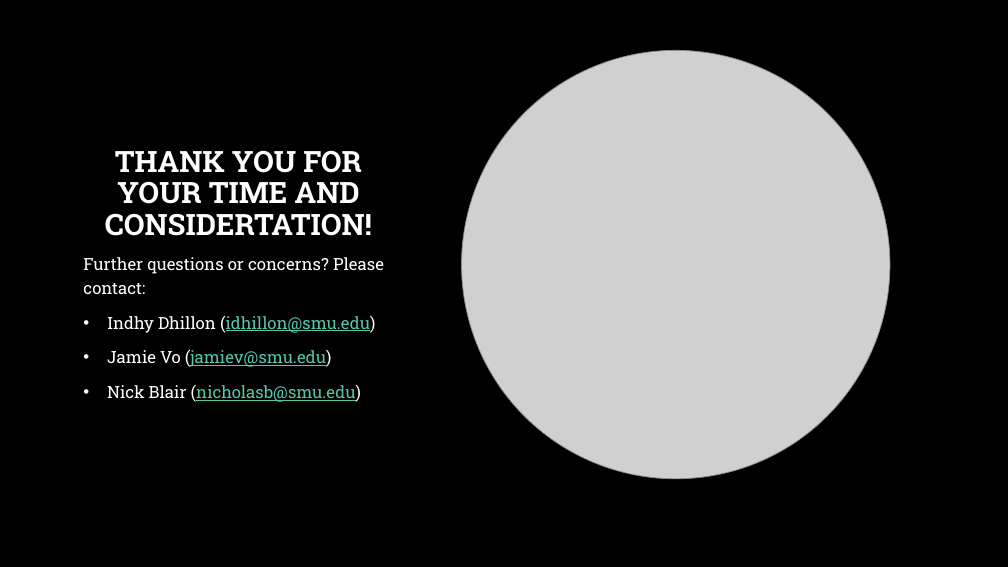
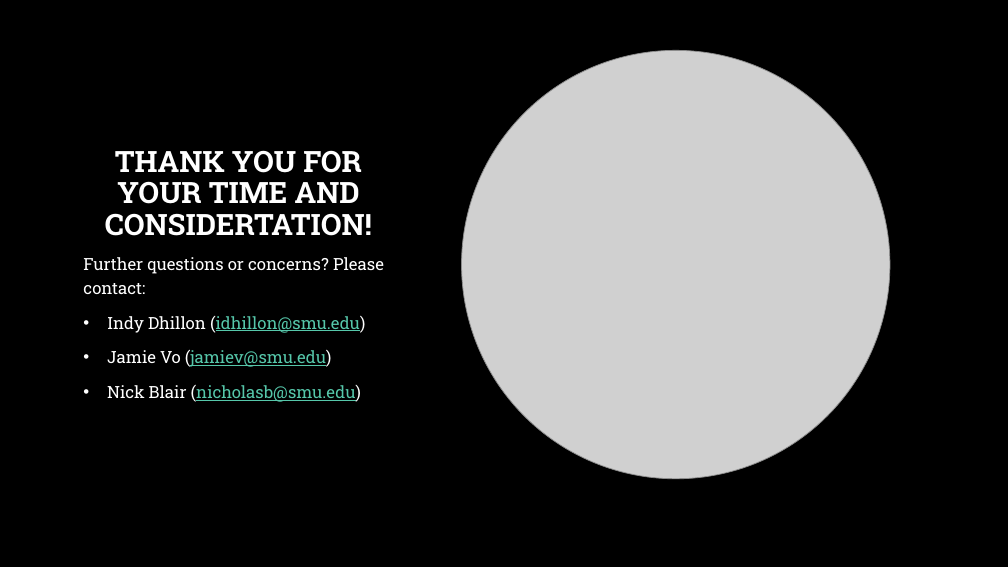
Before and after one commit to IndyD/MSDS-6306-case-study-1, a slide deck: slide 12 of Case Study – Budweiser Brewery Insights.pptx. Drawn at 1008x567 pixels with LibreOffice and Linux fonts; fonts in the diff are those of the drawing; grey boxes stand for pictures; background and template pictures are left out. Boxes give left, top, right and bottom in pixels: in the first picture for what was removed or moved away, otherwise in the second. Text is boxed around its words. In the diff, an @@ line names an element or a change of style, - is before the commit and + after.

```diff
--- a/Case Study – Budweiser Brewery Insights.pptx
+++ b/Case Study – Budweiser Brewery Insights.pptx
@@ text at bbox=[107, 316, 365, 333]: text changed @@
-• Indhy Dhillon (idhillon@smu.edu)
+• Indy Dhillon (idhillon@smu.edu)
```
Also in this commit, not shown: 2 other slides changed.
